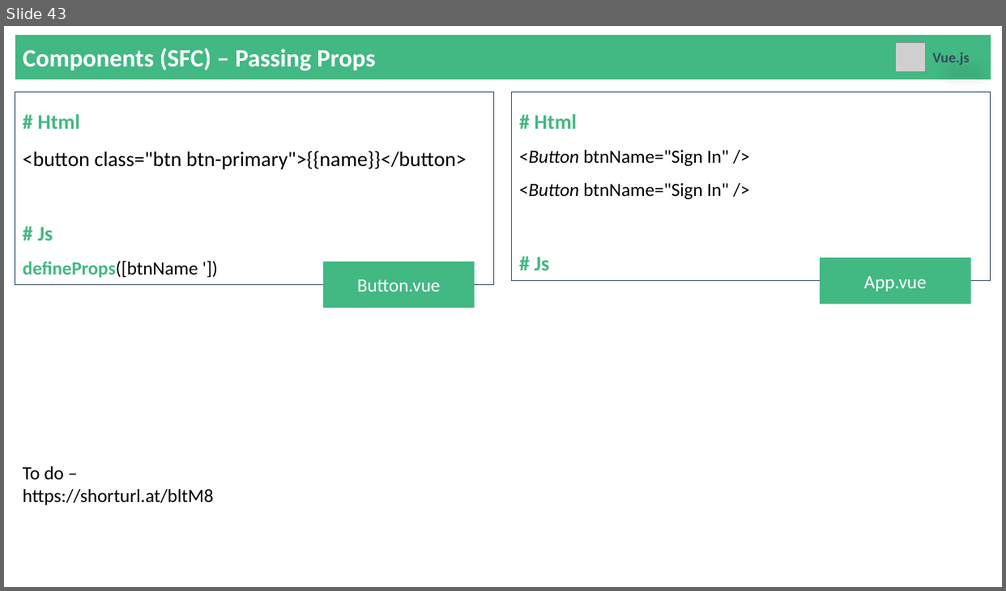
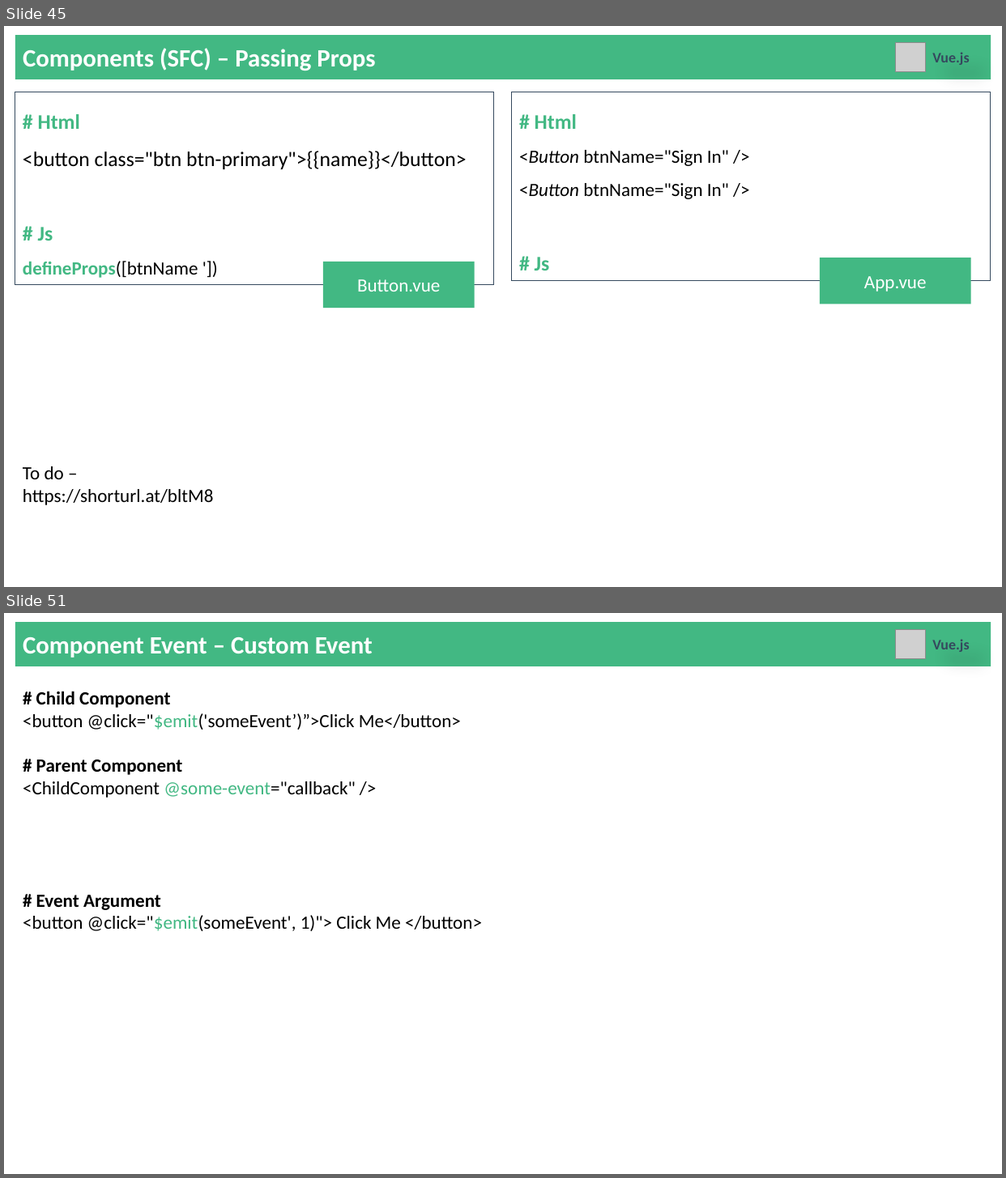
Before and after one commit to YeMyintSoeKMD/vue-creating, a slide deck: 9. Vue.js - Basic to Advance.pptx. Shown one above the other, each under a label of ours: slide 43 before the commit, slides 45 and 51 after it; the slides between them are not shown. The pictures are 1006x591 and 1006x1178 pixels, drawn with LibreOffice and Linux fonts; fonts in the diff are those of the drawing; grey boxes stand for pictures. Boxes give left, top, right and bottom in pixels: in the first picture for what was removed or moved away, otherwise in the second. Text is boxed around its words. In the diff, an @@ line names an element or a change of style, - is before the commit and + after.

```diff
--- a/9. Vue.js - Basic to Advance.pptx
+++ b/9. Vue.js - Basic to Advance.pptx
@@ slide 51 added at [4, 613, 1002, 1174], background #FFFFFF @@
@@ rectangle added at [15, 622, 991, 666], fill #42B883, 24 pt, text #FFFFFF, bold @@
+Component Event – Custom Event
@@ picture added at [896, 629, 926, 659] @@
@@ text added at [932, 639, 969, 652], 14 pt, text #35495E, bold @@
+Vue.js
@@ text added at [23, 691, 482, 931], 18 pt, text #000000 @@
+# Child Component
+<button @click="$emit('someEvent’)”>Click Me</button>
+# Parent Component
+<ChildComponent @some-event="callback" />
+# Event Argument
+<button @click="$emit(someEvent', 1)"> Click Me </button>
@@ what was slide 43 is now slide 45 @@
```
Also in this commit, not shown: 11 slides changed, 6 other slides added, 10 other files.
